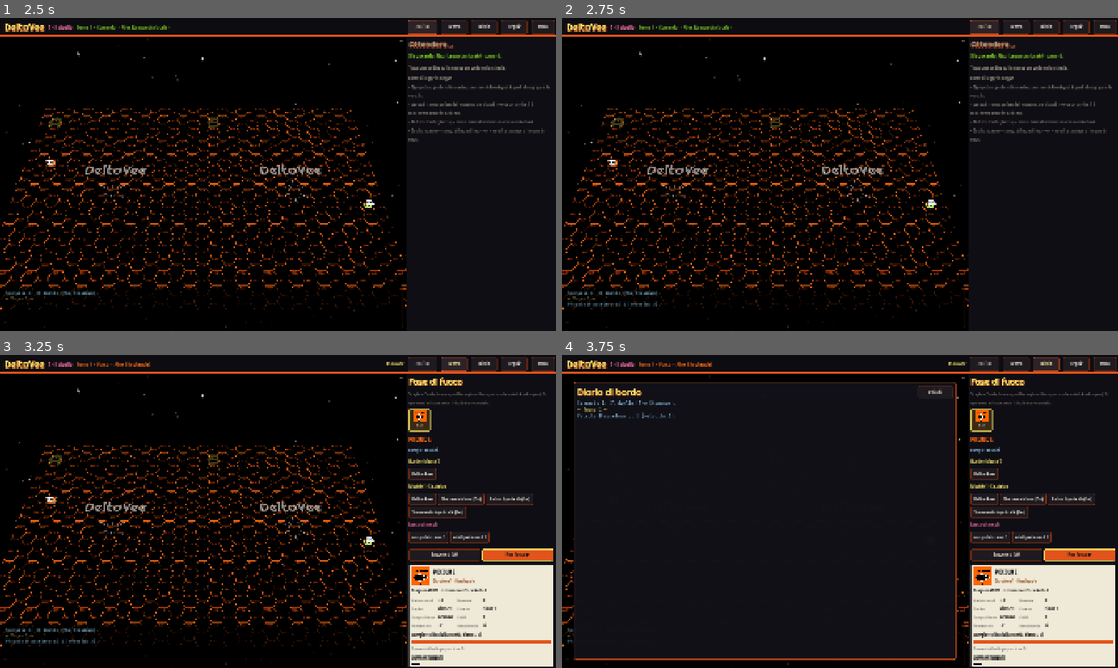
Above: before the commit, frames 1-4 (two rows, left to right).
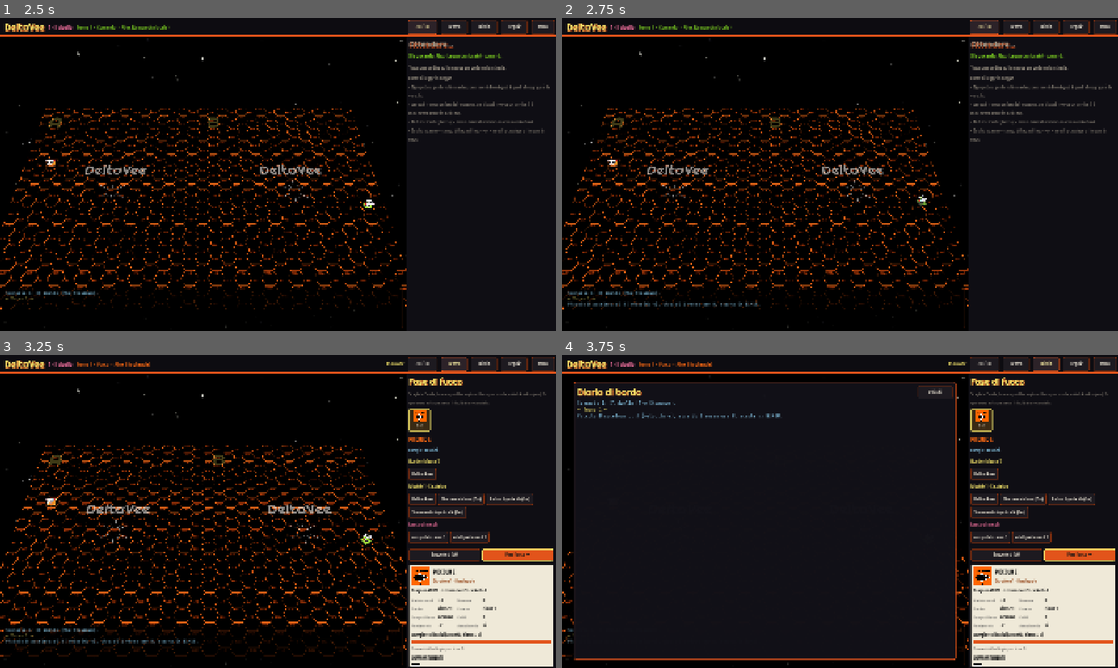
Above: after the commit, the same moments.

Repository: Tannoiser2/Delta-vee
Game: Godot game, scene res://scenes/Main.tscn
The game is run twice, just before and just after one commit, with the same random seed, the same clock (stepped at 60 frames per second) and the same inputs.
Inputs (mouse positions are in pixels of both pictures, inside the frame that each line leads up to):
- Up to frame 1 (2.5 s): click (489, 190) at 0.52 s; type "Alex" at 0.6 s; click (489, 212) at 0.75 s; type "Alex" at 0.83 s; click "Gioca" at 1.25 s; click "2D / 3D" at 2 s
- Up to frame 2 (2.75 s): no input
- Up to frame 3 (3.25 s): click "Centra" at 2.75 s
- Up to frame 4 (3.75 s): click "Diario" at 3.5 s

Frame 1 is identical in both runs. In frame 2, 0.2% of the frame differs, in the area x 16-68%, y 56-93%; in frame 3, 13%, in the area x 0-96%, y 28-97%; in frame 4, 0.5%.

Commit message:
Interfaccia: simboli compatibili con la versione web, arma ricordata fra un colpo e l'altro, esagono sotto il puntatore, attesa durante il turno avversario; IA che non perde il contatto; prove dell'interfaccia
Co-Authored-By: Claude Opus 5.5 <noreply@anthropic.com>
Claude-Session: https://claude.ai/code/session_01KonsJhfwemfaJnCuVQpUHL

Diff:
--- a/scripts/core/ai.gd
+++ b/scripts/core/ai.gd
@@ -313,6 +313,8 @@
 			if dmin < 999:
 				var want := 6 if g.get("careful", false) else 2
 				score -= absf(dmin - want) * 0.6
+				# non perdere il contatto (nello scenario 2 a 25 esagoni è pareggio)
+				score -= maxf(0.0, dmin - 9) * 2.0
 			# troppo veloce = poche manovre
 			score -= maxf(0.0, st[2] - (e.mr(u) - 3)) * 0.8
 		"orbit":
--- a/scripts/core/engine.gd
+++ b/scripts/core/engine.gd
@@ -1562,7 +1562,7 @@
 	var tv := target_value(u, src, t)
 	var ch := hit_chance(w, tv["tv"])
 	var srcname := "burster" if str(src) == "burst" else "modulo %d" % (int(src) + 1)
-	var desc := "%s (%s) spara %s a %s: gittata %d, vel. relativa %d%s → valore %d" % [
+	var desc := "%s (%s) spara %s a %s: gittata %d, vel. relativa %d%s = valore %d" % [
 		uname(u), srcname, D.FIRE[w]["art"], uname_for(t, side), tv["range"], tv["rv"],
 		(", puntamento %d" % tv["mod"]) if tv["mod"] != 0 else "", tv["tv"]]
 	if ch <= 0:
--- a/scripts/ui/game_view.gd
+++ b/scripts/ui/game_view.gd
@@ -44,6 +44,7 @@
 var _rp_drag := false
 var ended := false
 var hover_lbl: Label
+var _last_fire := {}
 
 
 func _ready() -> void:
@@ -675,6 +676,12 @@
 			var mine := _fire_units(int(req["seat"]))
 			if not mine.is_empty() and (sel == "" or not engine.fire_budget.has(sel)):
 				sel = mine[0]["id"]
+			# si riprende l'arma appena usata, se può sparare ancora
+			if _last_fire.get("sel", "") == sel and engine.units.has(sel):
+				var u: Dictionary = engine.units[sel]
+				var src = _last_fire["src"]
+				if engine.src_available(u, src) and _last_fire["w"] in engine.weapons_of(u, src) and engine.energy(u) >= engine.fire_cost(u, _last_fire["w"]):
+					aux = {"src": src, "w": _last_fire["w"], "t": ""}
 		"deploy":
 			plan = {"hex": {}, "dir": {}, "v": 0}
 			for s in req["ships"]:
@@ -832,7 +839,7 @@
 	_unit_strip(units, func(u):
 		var o: Dictionary = plan["m"].get(u["id"], {})
 		var any: bool = int(o.get("a", 0)) != 0 or int(o.get("t", 0)) != 0 or o.get("w", null) != null or str(o.get("j", "")) != ""
-		return ("✔ " if any or _bc_used(u["id"]) > 0 else "") + u["label"])
+		return ("• " if any or _bc_used(u["id"]) > 0 else "") + u["label"])
 	if sel == "" or not engine.units.has(sel):
 		_cmd_footer()
 		return
@@ -854,12 +861,12 @@
 		var r := _row()
 		var j := int(u["jump"])
 		if j == 0:
-			var b := _btn("Prepara il salto" if str(o["j"]) != "prep" else "✔ Salto in preparazione (annulla)", func():
+			var b := _btn("Prepara il salto" if str(o["j"]) != "prep" else "• Salto in preparazione (annulla)", func():
 				o["j"] = "" if str(o["j"]) == "prep" else "prep"
 				_rebuild(), false, 0, r)
 			b.tooltip_text = "Si può saltare solo dalla mappa E (a destra della D) o da quelle sopra e sotto."
 		elif j == 1:
-			_btn("✔ Salta!" if str(o["j"]) == "jump" else "Salta!", func():
+			_btn("• Salta!" if str(o["j"]) == "jump" else "Salta!", func():
 				o["j"] = "jump"
 				_rebuild(), true, 0, r)
 			_btn("Annulla il salto", func():
@@ -926,7 +933,7 @@
 	var r2 := _row()
 	r2.add_child(UI.label("Direzione", 19, UI.TEXT, UI.font_semi))
 	var nd := posmod(int(u["dir"]) + t, 12)
-	var bl := _btn("↺", func():
+	var bl := _btn("←", func():
 		o["t"] = t - 1
 		_rebuild(), false, 54, r2)
 	bl.disabled = lim["single"] or (used >= n and t <= 0)
@@ -934,7 +941,7 @@
 	dl.custom_minimum_size.x = 150
 	dl.horizontal_alignment = HORIZONTAL_ALIGNMENT_CENTER
 	r2.add_child(dl)
-	var br := _btn("↻", func():
+	var br := _btn("→", func():
 		o["t"] = t + 1
 		_rebuild(), false, 54, r2)
 	br.disabled = lim["single"] or (used >= n and t >= 0)
@@ -1089,7 +1096,7 @@
 			var tu: Dictionary = engine.units[aux["t"]]
 			_txt("Bersaglio: %s (vel. %d, ore %s)" % [engine.uname_for(tu, u["side"]), tu["v"], D.DIR_NAMES[tu["dir"]]], UI.TEXT, 17)
 			var r := _row()
-			for spec in [["−vel", "a", -1], ["+vel", "a", 1], ["↺", "tt", -1], ["↻", "tt", 1]]:
+			for spec in [["−vel", "a", -1], ["+vel", "a", 1], ["←", "tt", -1], ["→", "tt", 1]]:
 				var key: String = spec[1]
 				var dv: int = spec[2]
 				_btn(spec[0], func():
@@ -1175,7 +1182,7 @@
 		plan = {"m": {}, "b": []}
 		mode = ""
 		_rebuild(), false, 0, r)
-	_btn("Fine comandi ▶", func():
+	_btn("Fine comandi →", func():
 		var m := {}
 		for id in plan["m"]:
 			var o: Dictionary = plan["m"][id]
@@ -1350,7 +1357,7 @@
 		else:
 			status_lbl.text = "L'IA non sparerebbe altro."
 		_rebuild(), false, 0, r)
-	_btn("Fine fuoco ▶", func(): _submit({}), true, 0, r)
+	_btn("Fine fuoco →", func(): _submit({}), true, 0, r)
 
 
 func _fire_target_box(u: Dictionary) -> void:
@@ -1367,6 +1374,7 @@
 	var txt := "colpo impossibile" if ch <= 0 else ("colpo automatico" if ch >= 99 else "serve ≤%d sul d10 (%d%%)" % [ch, ch * 10])
 	_txt(txt, UI.YELLOW, 19, UI.font_bold)
 	var b := _btn("FUOCO!", func():
+		_last_fire = {"sel": u["id"], "src": aux["src"], "w": aux["w"]}
 		_submit({"s": u["id"], "src": aux["src"], "w": aux["w"], "t": tid}), true)
 	b.disabled = ch <= 0
 
@@ -1426,23 +1434,23 @@
 			_rebuild(), aux.get("ship", "") == id, 0, r)
 		b.size_flags_horizontal = Control.SIZE_EXPAND_FILL
 		if s["dir_free"] and not group:
-			_btn("↺", func():
+			_btn("←", func():
 				plan["dir"][id] = posmod(int(plan["dir"][id]) - 1, 12)
 				_rebuild(), false, 44, r)
 			r.add_child(UI.label("ore %s" % D.DIR_NAMES[plan["dir"][id]], 18, UI.YELLOW))
-			_btn("↻", func():
+			_btn("→", func():
 				plan["dir"][id] = posmod(int(plan["dir"][id]) + 1, 12)
 				_rebuild(), false, 44, r)
 	if group:
 		var first: String = pending["ships"][0]["id"]
 		var r := _row()
 		r.add_child(UI.label("Direzione di tutte", 18))
-		_btn("↺", func():
+		_btn("←", func():
 			for s in pending["ships"]:
 				plan["dir"][s["id"]] = posmod(int(plan["dir"][first]) - 1, 12)
 			_rebuild(), false, 44, r)
 		r.add_child(UI.label("ore %s" % D.DIR_NAMES[plan["dir"][first]], 20, UI.YELLOW, UI.font_bold))
-		_btn("↻", func():
+		_btn("→", func():
 			for s in pending["ships"]:
 				plan["dir"][s["id"]] = posmod(int(plan["dir"][first]) + 1, 12)
 			_rebuild(), false, 44, r)
@@ -1457,7 +1465,7 @@
 		_btn("+", func():
 			plan["v"] = mini(int(vr[1]), int(plan["v"]) + 1)
 			_rebuild(), false, 44, r)
-	_btn("Conferma lo schieramento ▶", func():
+	_btn("Conferma lo schieramento →", func():
 		_submit({"hex": plan["hex"], "dir": plan["dir"], "v": plan["v"]}), true)
 
 
@@ -1482,17 +1490,17 @@
 	if not lim["single"]:
 		var r2 := _row()
 		r2.add_child(UI.label("Direzione", 18))
-		_btn("↺", func():
+		_btn("←", func():
 			if absi(a) + absi(t - 1) <= int(lim["n"]):
 				plan["t"] = t - 1
 			_rebuild(), false, 50, r2)
 		r2.add_child(UI.label("ore %s" % D.DIR_NAMES[posmod(int(u["dir"]) + t, 12)], 22, UI.YELLOW, UI.font_bold))
-		_btn("↻", func():
+		_btn("→", func():
 			if absi(a) + absi(t + 1) <= int(lim["n"]):
 				plan["t"] = t + 1
 			_rebuild(), false, 50, r2)
 	_txt("Comandi usati: %d su %d" % [used, lim["n"]], UI.CYAN)
-	_btn("Conferma ▶", func(): _submit({"a": plan["a"], "t": plan["t"]}), true)
+	_btn("Conferma →", func(): _submit({"a": plan["a"], "t": plan["t"]}), true)
 
 
 func _build_hitpart() -> void:
@@ -1594,15 +1602,15 @@
 	var hb := HBoxContainer.new()
 	hb.add_theme_constant_override("separation", 10)
 	replay_bar.add_child(hb)
-	var rw := UI.button("⏮", 54, 44, 20)
+	var rw := UI.button("«", 54, 44, 20)
 	rw.pressed.connect(func(): rp_time = 0.0)
 	hb.add_child(rw)
-	rp_btn = UI.button("⏸", 54, 44, 20)
+	rp_btn = UI.button("Pausa", 90, 44, 18)
 	rp_btn.pressed.connect(func():
 		rp_play = not rp_play
 		if rp_play and rp_time >= rp_starts[-1]:
 			rp_time = 0.0
-		rp_btn.text = "⏸" if rp_play else "▶")
+		rp_btn.text = "Pausa" if rp_play else "Avvia")
 	hb.add_child(rp_btn)
 	for sp in [0.5, 1.0, 2.0, 4.0]:
 		var s: float = sp
@@ -1644,7 +1652,7 @@
 		if rp_time >= total:
 			rp_play = false
 			if is_instance_valid(rp_btn):
-				rp_btn.text = "▶"
+				rp_btn.text = "Avvia"
 	# segmento corrente
 	var i := rp_starts.bsearch(rp_time, true) - 1
 	i = clampi(i, 0, engine.history.size() - 1)
--- /dev/null
+++ b/tests/ui_smoke.gd
@@ -0,0 +1,80 @@
+extends SceneTree
+## Prova a vuoto dell'interfaccia: per ogni scenario una persona (guidata dall'IA) apre tutti i pannelli
+## di comando e di fuoco per ogni unità, con le varie modalità, prima di confermare.
+## Uso: godot --headless --path . -s tests/ui_smoke.gd -- [scenario 1-5 o 0] [decisioni]
+
+func _init() -> void:
+	var args := OS.get_cmdline_user_args()
+	var only := int(args[0]) if args.size() > 0 else 0
+	var steps := int(args[1]) if args.size() > 1 else 60
+	_run(only, steps)
+
+
+func _run(only: int, steps: int) -> void:
+	var main = load("res://scripts/ui/main.gd").new()
+	root.add_child(main)
+	await process_frame
+	for scn in 5:
+		if only > 0 and scn != only - 1:
+			continue
+		for human in [0, 1]:
+			var seats := [{"name": "", "ai": human != 0, "level": 1}, {"name": "", "ai": human != 1, "level": 1}]
+			main.start_game({"scenario": scn, "seats": seats, "ai_delay": 0.0, "anim": 50.0, "view3d": human == 1, "max_turns": 6, "seed": 11 + scn})
+			var g = main.current
+			var n := 0
+			var guard := 0
+			while n < steps and guard < 4000:
+				guard += 1
+				await process_frame
+				if g.ended:
+					break
+				var req: Dictionary = g.pending
+				if req.is_empty():
+					continue
+				n += 1
+				var e: DVEngine = g.engine
+				var side := int(req["seat"])
+				match str(req["type"]):
+					"cmd":
+						for u in g._own_units(side):
+							g.select(u["id"])
+							for md in ["weave", "launchbc", "tractor"]:
+								g.mode = md
+								g.aux = {"pod": 0, "a": 0, "tt": 0, "v": 1, "dir": u["dir"]}
+								if md == "launchbc":
+									g.aux["hex"] = Hex.neighbors(u["hex"])[0]
+								g._build_decision()
+								g._set_state(Timeline.from_snapshot(e.snapshot(), e.reg, e.maps))
+							g.mode = ""
+							g.aux = {}
+							g._build_decision()
+					"fire":
+						for u in g._fire_units(side):
+							g.select(u["id"])
+							if e.fire_budget.has(u["id"]):
+								for src in e.fire_sources(u):
+									for w in e.weapons_of(u, src):
+										var tg = e.valid_targets(side)
+										g.aux = {"src": src, "w": w, "t": tg[0]["id"] if not tg.is_empty() else ""}
+										g._build_decision()
+								for lo in e.launchable(u):
+									g.mode = "launch"
+									g.aux = {"pod": lo["pod"], "mt": lo["mt"], "v": 1, "hex": e.launch_spots(u)[0][0], "dir": e.launch_spots(u)[0][1][0]}
+									g._build_decision()
+									g._set_state(Timeline.from_snapshot(e.snapshot(), e.reg, e.maps))
+							g.mode = ""
+							g.aux = {}
+					"deploy":
+						for s in req["ships"]:
+							g.aux = {"ship": s["id"]}
+							g._build_decision()
+							g._mode_click(s["allowed"][0])
+				var r = e.ais[side].decide(e, side, req)
+				g._submit(r)
+			print("scenario %d, persona %d: %d decisioni, turno %d, fase %s" % [scn + 1, human + 1, n, g.engine.turn, g.engine.phase])
+			g.engine.abort = true
+			if not g.pending.is_empty():
+				g.engine.provide_decision(null)
+			main.show_menu()
+			await process_frame
+	quit()
Not shown, added: tests/check.gd.uid
Not shown, added: tests/online_play.gd.uid
Not shown, added: tests/shot.gd.uid
Not shown, added: tests/ui_smoke.gd.uid
